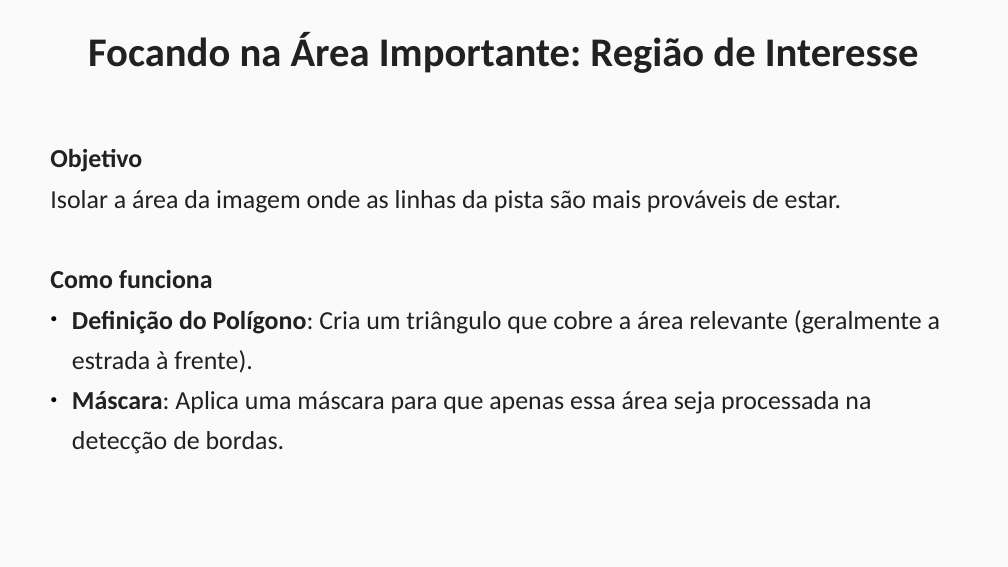
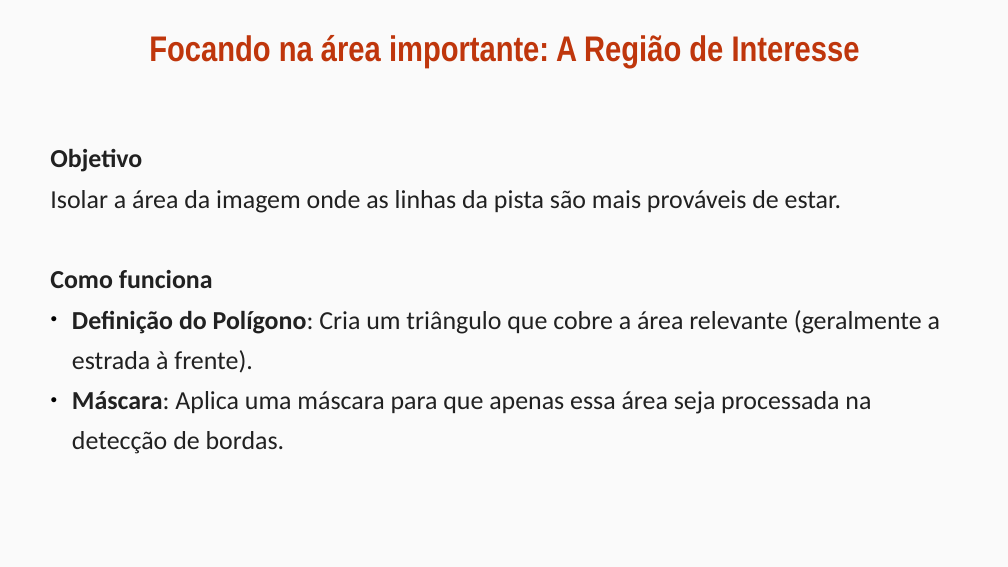
Before and after one commit to maurizioprizzi/finding_lanes, a slide deck: slide 18 of computer_vision_encounter_01.odp. Drawn at 1008x567 pixels with LibreOffice and Linux fonts; fonts in the diff are those of the drawing. Boxes give left, top, right and bottom in pixels: in the first picture for what was removed or moved away, otherwise in the second. Text is boxed around its words. In the diff, an @@ line names an element or a change of style, - is before the commit and + after.

```diff
--- a/computer_vision_encounter_01.odp
+++ b/computer_vision_encounter_01.odp
@@ title "Focando na área importante: A ..." at [149, 35, 860, 68]: vertical alignment top to middle @@
@@ title at [149, 35, 860, 68]: text changed; size 32 to 28 pt; font Calibri to Arial Narrow; text colour #212121 to #BF360C @@
-Focando na Área Importante: Região de Interesse
+Focando na área importante: A Região de Interesse
```
Also in this commit, not shown: 13 other slides changed, 4 slides added, 4 slides removed, 6 other files.
